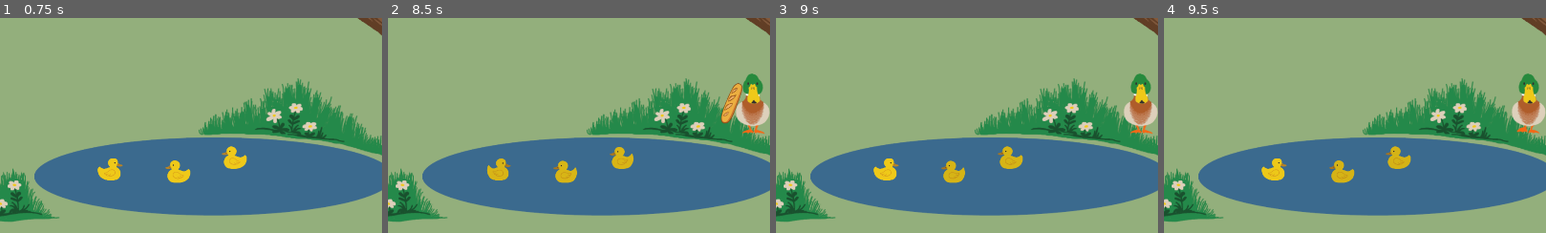
Above: before the commit, frames 1-4 (left to right).
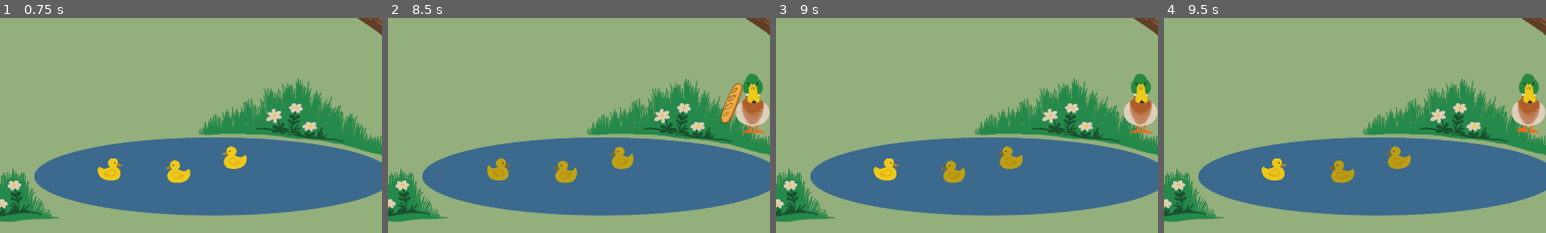
Above: after the commit, the same moments.

Repository: baguette-ballett/baguette-ballett
Game: Godot game, scene res://scenes/intro/intro.tscn
The game is run twice, just before and just after one commit, with the same random seed, the same clock (stepped at 60 frames per second) and the same inputs.
Inputs:
- Up to frame 1 (0.75 s): click "Start" at 0.5 s
- Up to frame 2 (8.5 s): tap Enter (ui_accept) at 1.25, 1.35, 1.52, 1.82, 2.1, 2.27, 2.57, 2.85, 3.6, 3.77, 4.07, 4.35, 4.52, 4.82, 5.1, 5.27, 5.57, 5.85, 6.6, 6.77, 7.07, 7.35, 7.52, 7.82, 8.1, 8.27 s; hold Right (ui_right) 1.28-2.03 s; hold Down (ui_down) 2.03-2.78 s; hold Right (ui_right) 2.78-4.28 s; hold Left (ui_left) 4.28-5.78 s; hold Down (ui_down) 5.78-6.53 s; hold Right (ui_right) from 6.53 s (still down)
- Up to frame 3 (9 s): tap Enter (ui_accept) at 8.57, 8.85 s; release Right (ui_right) at 8.78 s; hold Down (ui_down) from 8.78 s (still down)
- Up to frame 4 (9.5 s): keep holding Down (ui_down)
The pictures show only the part of the screen within x 50-100%, y 50-100%; the shares and areas given below are measured in that part.

Frame 1 is identical in both runs. In frame 3, 0.6% of the frame differs, in the area x 44-65%, y 60-77%; in frame 4, 0.7%.

Commit message:
Make challenge harder

Diff:
--- a/scenes/level/level.gd
+++ b/scenes/level/level.gd
@@ -49,9 +49,9 @@
 	if Globals.ducklingsLifeLeft[2] < 0:
 		d3.rotation = PI
 		d3.stop()
-	Globals.ducklingsLifeLeft[0] -= 0.25
-	Globals.ducklingsLifeLeft[1] -= 0.25
-	Globals.ducklingsLifeLeft[2] -= 0.25
+	Globals.ducklingsLifeLeft[0] -= 0.5
+	Globals.ducklingsLifeLeft[1] -= 0.5
+	Globals.ducklingsLifeLeft[2] -= 0.5
 
 func _on_game_end_timer_timeout():
 	Globals.game_won = true
--- a/scenes/level/level.tscn
+++ b/scenes/level/level.tscn
@@ -202,7 +202,7 @@
 autostart = true
 
 [node name="GameEndTimer" type="Timer" parent="."]
-wait_time = 30.0
+wait_time = 120.0
 autostart = true
 
 [connection signal="body_entered" from="ground body/Area2D" to="player" method="_on_area_2d_body_entered"]
